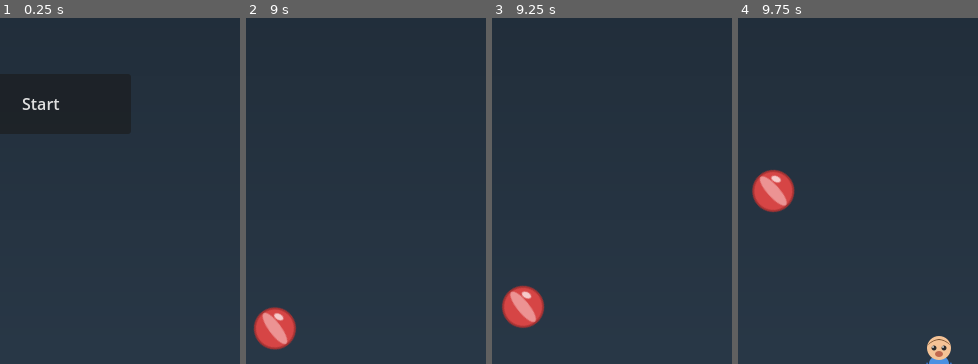
Above: before the commit, frames 1-4 (left to right).
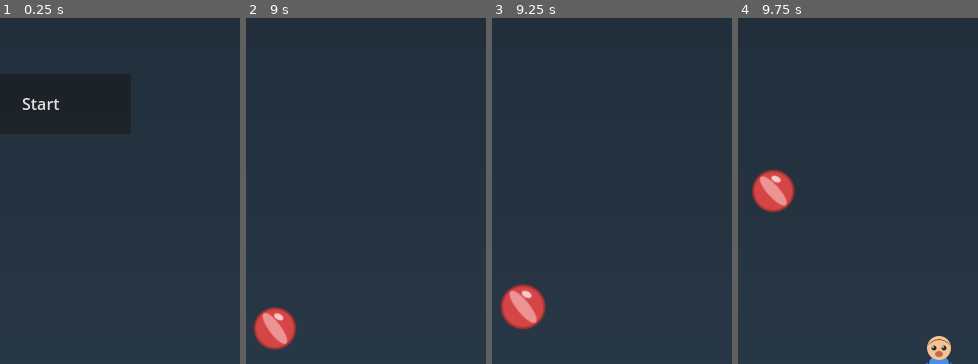
Above: after the commit, the same moments.

Repository: nutella4brunch/dodge-the-fireballs
Game: Godot game, scene res://levels/dodgeball/level.tscn
The game is run twice, just before and just after one commit, with the same random seed, the same clock (stepped at 60 frames per second) and the same inputs. This scene is started directly instead of the project's main scene.
Inputs:
- Up to frame 1 (0.25 s): no input
- Up to frame 2 (9 s): click "Start" at 0.5 s; tap Enter at 1.25 s; hold Right (move_right) 1.28-2.03 s; hold Space (start_game) 1.28-2.03 s; hold Down (move_down) 2.03-2.78 s; tap Space (start_game) every 1.5 s from 2.1 to 8.1 s; hold Right (move_right) 2.78-3.53 s; hold Space (start_game) 2.78-3.53 s; hold Up (move_up) 3.53-4.28 s; hold Space (start_game) 4.28-5.03 s; hold Left (move_left) 4.28-5.78 s; hold Down (move_down) 5.78-6.53 s; hold Space (start_game) 5.78-6.53 s; hold Right (move_right) 6.53-7.28 s; hold Up (move_up) 7.28-8.03 s; hold Space (start_game) 7.28-8.03 s; hold Right (move_right) 8.03-8.78 s; hold Down (move_down) from 8.78 s (still down); hold Space (start_game) from 8.78 s (still down)
- Up to frame 3 (9.25 s): keep holding Down (move_down); keep holding Space (start_game)
- Up to frame 4 (9.75 s): release Down (move_down) at 9.53 s; release Space (start_game) at 9.53 s; hold Left (move_left) from 9.53 s (still down); tap Space (start_game) at 9.6 s
The pictures show only the part of the screen within x 41-91%, y 50-100%; the shares and areas given below are measured in that part.

Frames 1-2 are identical in both runs. In frame 3, 0.6% of the frame differs, in the area x 3-23%, y 76-91%; in frame 4, less than 0.1%.

Commit message:
Dodgeballs squish when they bounce
Classic squash-and-stretch: a ball puffs up 25% on impact and eases
back to size every frame with lerp(), so each bounce reads as a
"boing". squish and unsquish_speed are TWEAK MEs.

Co-Authored-By: Claude Fable 5 <noreply@anthropic.com>

Diff:
--- a/game/levels/dodgeball/ball.gd
+++ b/game/levels/dodgeball/ball.gd
@@ -10,6 +10,12 @@
 # TWEAK ME: how much the snowflake slows balls down.
 @export var slow_factor: float = 0.5
 
+# TWEAK ME: how much a ball puffs up when it bounces (1.0 = not at all).
+@export var squish: float = 1.25
+
+# TWEAK ME: how quickly it shrinks back to normal size.
+@export var unsquish_speed: float = 8.0
+
 var slowed: bool = false
 
 
@@ -17,6 +23,17 @@
 	# Every ball comes in with its own little spin.
 	$Sprite2D.rotation = randf_range(0, TAU)
 	angular_velocity = randf_range(-2.0, 2.0)
+
+
+func _process(delta: float) -> void:
+	# After a bounce, ease back down to normal size. lerp() moves
+	# a little of the way there every frame, which looks springy.
+	$Sprite2D.scale = $Sprite2D.scale.lerp(Vector2.ONE, unsquish_speed * delta)
+
+
+func _on_body_entered(_body: Node) -> void:
+	# Puff up on impact — it reads as "boing".
+	$Sprite2D.scale = Vector2(squish, squish)
 
 
 func set_slow(slow: bool) -> void:
--- a/game/levels/dodgeball/ball.tscn
+++ b/game/levels/dodgeball/ball.tscn
@@ -17,6 +17,8 @@
 physics_material_override = SubResource("PhysicsMaterial_ball")
 linear_damp = 0.0
 angular_damp = 0.0
+contact_monitor = true
+max_contacts_reported = 4
 script = ExtResource("1_ball")
 
 [node name="Sprite2D" type="Sprite2D" parent="."]
@@ -24,3 +26,5 @@
 
 [node name="CollisionShape2D" type="CollisionShape2D" parent="."]
 shape = SubResource("CircleShape2D_ball")
+
+[connection signal="body_entered" from="." to="." method="_on_body_entered"]
